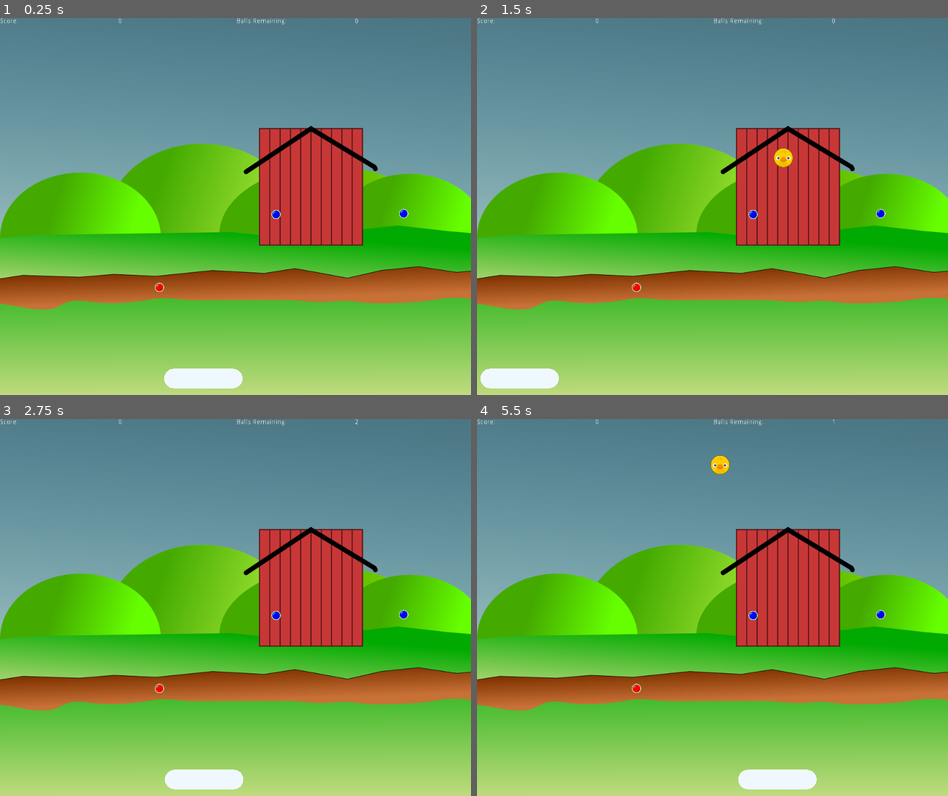
Above: before the commit, frames 1-4 (two rows, left to right).
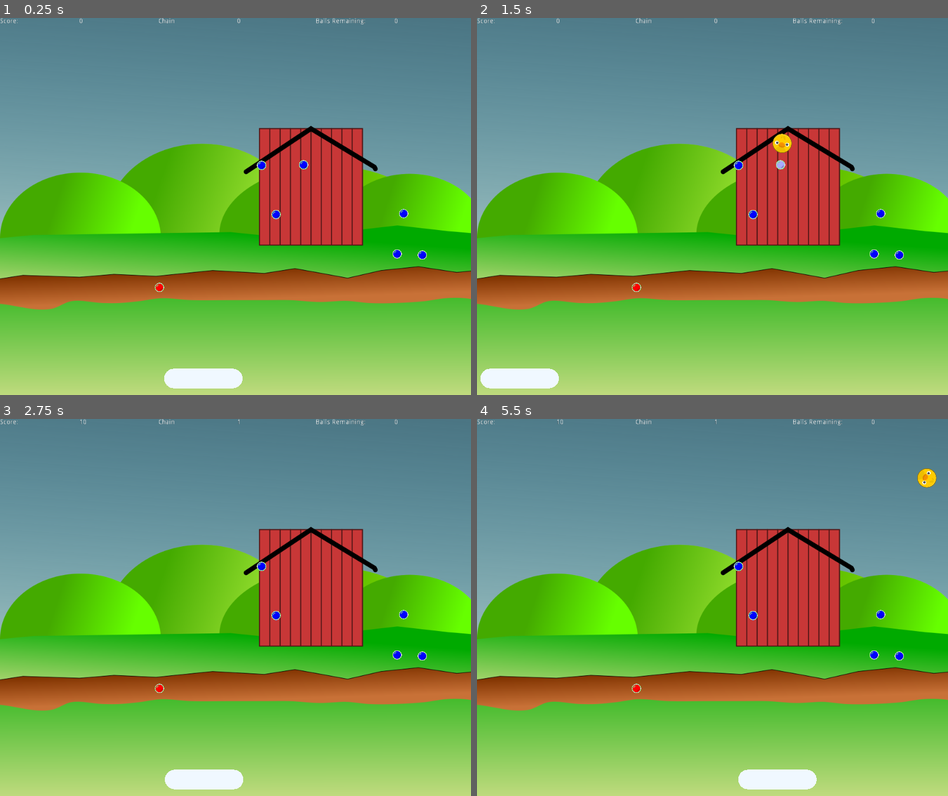
Above: after the commit, the same moments.

Repository: doctor-g/GGJ21
Game: Godot game, scene res://src/Level.tscn
Two runs of this game, one before a commit and one after it. Both use one fixed random seed, a clock stepped at 60 frames per second and the inputs below.
Inputs (mouse positions are in pixels of both pictures, inside the frame that each line leads up to):
- Up to frame 1 (0.25 s): no input
- Up to frame 2 (1.5 s): move the mouse to (816, 187) at 0.52 s; click (816, 187) at 0.67 s; move the mouse to (618, 225) at 1.27 s; click (618, 225) at 1.42 s
- Up to frame 3 (2.75 s): move the mouse to (282, 524) at 2.02 s; click (282, 524) at 2.17 s
- Up to frame 4 (5.5 s): move the mouse to (688, 682) at 2.77 s; click (688, 682) at 2.92 s; move the mouse to (853, 664) at 3.52 s; click (853, 664) at 3.67 s; move the mouse to (571, 550) at 4.27 s; click (571, 550) at 4.42 s; move the mouse to (736, 607) at 5.02 s; click (736, 607) at 5.17 s

The runs differ from the first frame. In frame 1, 0.3% of the frame differs, in the area x 16-91%, y 0-65%; in frame 2, 0.6%; in frame 3, 0.3%; in frame 4, 0.6%, in the area x 17-98%, y 0-65%.

Commit message:
Implement chain scoring

Diff:
--- a/project/src/GameState.gd
+++ b/project/src/GameState.gd
@@ -2,25 +2,41 @@
 
 signal score_changed(score)
 signal lives_changed(lives)
+signal chain_changed(chain)
 
-var score := 0 setget _set_score
 var lives : int setget _set_lives
 
+var _chain := 0
+var _score := 0
 
 func _ready():
 	reset()
 
 
 func reset():
-	score = 0
+	_score = 0
 	lives = 3
+	_chain = 0
 
 
-func _set_score(value):
-	score = value
-	emit_signal("score_changed", score)
+func increase_chain()->void:
+	_chain += 1
+	emit_signal("chain_changed", _chain)
+
+
+# Add the given number of points, which will be scaled by the current multiplier.
+func add_points(points:int)->void:
+	_score += int(points * (1.0 + (_chain-1) * .1))
+	emit_signal("score_changed", _score)
+
+
+func get_score()->int:
+	return _score
 
 
 func _set_lives(value):
 	lives = value
 	emit_signal("lives_changed", lives)
+	# Lives changed so also reset the chain
+	_chain = 0
+	emit_signal("chain_changed", _chain)
--- a/project/src/HUD.gd
+++ b/project/src/HUD.gd
@@ -4,6 +4,7 @@
 func _ready():
 	GameState.connect("score_changed", self, "_on_score_changed")
 	GameState.connect("lives_changed", self, "_on_lives_changed")
+	GameState.connect("chain_changed", self, "_on_chain_changed")
 
 
 func _on_score_changed(score:int)->void:
@@ -12,3 +13,7 @@
 
 func _on_lives_changed(lives:int)->void:
 	$BallsLabel.text = str(lives)
+
+
+func _on_chain_changed(chain:int)->void:
+	$ChainLabel.text = str(chain)
--- a/project/src/HUD.tscn
+++ b/project/src/HUD.tscn
@@ -5,35 +5,49 @@
 [node name="HUD" type="GridContainer"]
 anchor_right = 1.0
 margin_bottom = 14.0
-columns = 4
+columns = 6
 script = ExtResource( 1 )
 __meta__ = {
 "_edit_use_anchors_": false
 }
 
 [node name="Label" type="Label" parent="."]
-margin_right = 247.0
+margin_right = 163.0
 margin_bottom = 14.0
 size_flags_horizontal = 3
 text = "Score:"
 
 [node name="ScoreLabel" type="Label" parent="."]
-margin_left = 251.0
-margin_right = 498.0
+margin_left = 167.0
+margin_right = 330.0
+margin_bottom = 14.0
+size_flags_horizontal = 3
+text = "0"
+
+[node name="Label3" type="Label" parent="."]
+margin_left = 334.0
+margin_right = 497.0
+margin_bottom = 14.0
+size_flags_horizontal = 3
+text = "Chain"
+
+[node name="ChainLabel" type="Label" parent="."]
+margin_left = 501.0
+margin_right = 664.0
 margin_bottom = 14.0
 size_flags_horizontal = 3
 text = "0"
 
 [node name="Label2" type="Label" parent="."]
-margin_left = 502.0
-margin_right = 749.0
+margin_left = 668.0
+margin_right = 831.0
 margin_bottom = 14.0
 size_flags_horizontal = 3
 text = "Balls Remaining:"
 
 [node name="BallsLabel" type="Label" parent="."]
-margin_left = 753.0
-margin_right = 1000.0
+margin_left = 835.0
+margin_right = 998.0
 margin_bottom = 14.0
 size_flags_horizontal = 3
 text = "0"
--- a/project/src/Level.gd
+++ b/project/src/Level.gd
@@ -13,12 +13,24 @@
 
 func _ready():
 	_shooter.arm()
+	_watch_pegs(self)
 
+
+# Recursively descent through all nodes, attaching destruction
+# listeners to each peg.
+func _watch_pegs(node):
+	for child in node.get_children():
+		if child is Peg:
+			_pegs_remaining += 1
+			child.connect("destroyed", self, "_on_Peg_destroyed")
+		else:
+			_watch_pegs(child)
 
 
 func _on_Peg_destroyed():
 	_pegs_remaining -= 1
-	GameState.score += 10
+	GameState.increase_chain()
+	GameState.add_points(10)
 	if _pegs_remaining <= 0:
 		# This is a lot of manual fiddling to transition from the regular
 		# play state into the one where you hope the ball falls into the
--- a/project/src/Level.tscn
+++ b/project/src/Level.tscn
@@ -7,6 +7,7 @@
 [ext_resource path="res://src/HUD.tscn" type="PackedScene" id=5]
 [ext_resource path="res://assets/farm_background.png" type="Texture" id=6]
 [ext_resource path="res://src/GameOver.tscn" type="PackedScene" id=7]
+[ext_resource path="res://src/Peg.tscn" type="PackedScene" id=8]
 
 [sub_resource type="RectangleShape2D" id=1]
 extents = Vector2( 1, 2000 )
@@ -86,7 +87,18 @@
 
 [node name="GameOver" parent="." instance=ExtResource( 7 )]
 visible = false
+
+[node name="Peg" parent="." instance=ExtResource( 8 )]
+position = Vector2( 555.36, 312.762 )
+
+[node name="Peg2" parent="." instance=ExtResource( 8 )]
+position = Vector2( 644.551, 311.572 )
+
+[node name="Peg3" parent="." instance=ExtResource( 8 )]
+position = Vector2( 843.148, 500.656 )
+
+[node name="Peg4" parent="." instance=ExtResource( 8 )]
+position = Vector2( 896.663, 503.035 )
 [connection signal="body_entered" from="OffScreen" to="." method="_on_OffScreen_body_entered"]
-[connection signal="peg_destroyed" from="PegGenerator" to="." method="_on_Peg_destroyed"]
 [connection signal="pegs_ready" from="PegGenerator" to="." method="_on_PegGenerator_pegs_ready"]
 [connection signal="dismissed" from="GameOver" to="." method="_on_GameOver_dismissed"]
--- a/project/src/PegGenerator.gd
+++ b/project/src/PegGenerator.gd
@@ -1,6 +1,5 @@
 extends Node2D
 
-signal peg_destroyed
 signal pegs_ready(pegs)
 
 const _peg := preload("res://src/Peg.tscn")
@@ -45,9 +44,4 @@
 			_Peg.health = 3
 		_Peg.position = pos
 		$Pegs.add_child(_Peg)
-	for peg in $Pegs.get_children():
-		var _ignore = peg.connect("destroyed", self, "_on_peg_destroyed")
 	emit_signal("pegs_ready", _max_pegs)
-
-func _on_peg_destroyed():
-	emit_signal("peg_destroyed")
Not shown: 1 places in project/src/Level.tscn that only renumber resources
